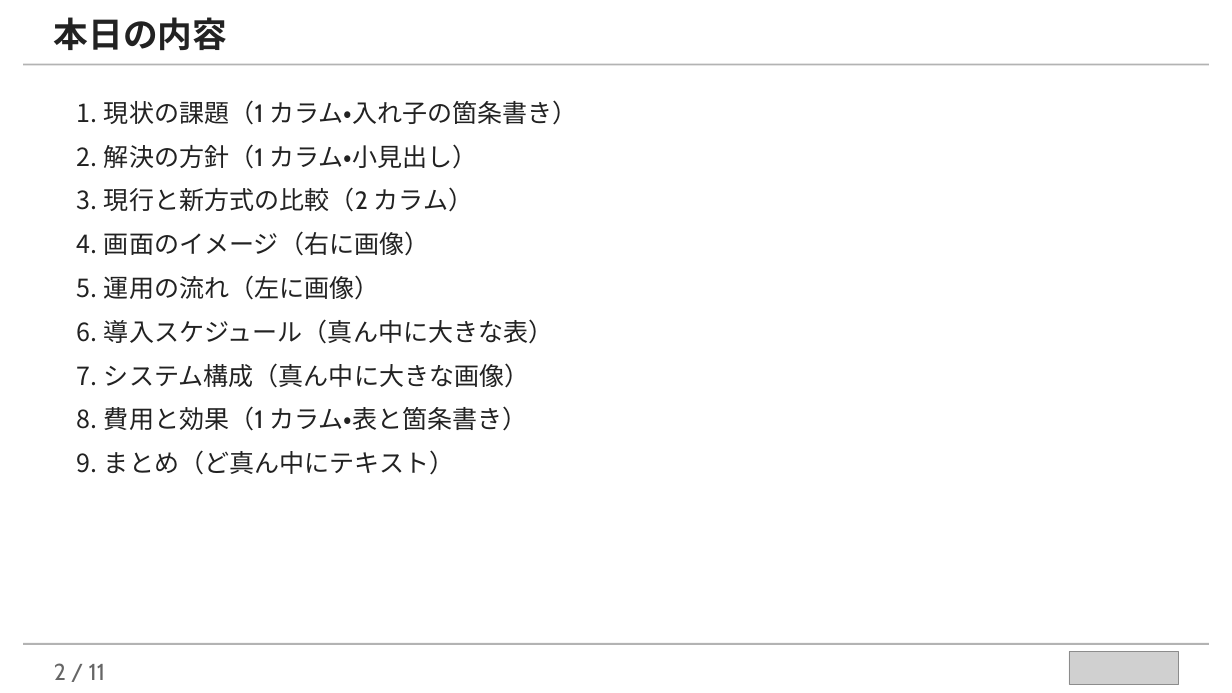
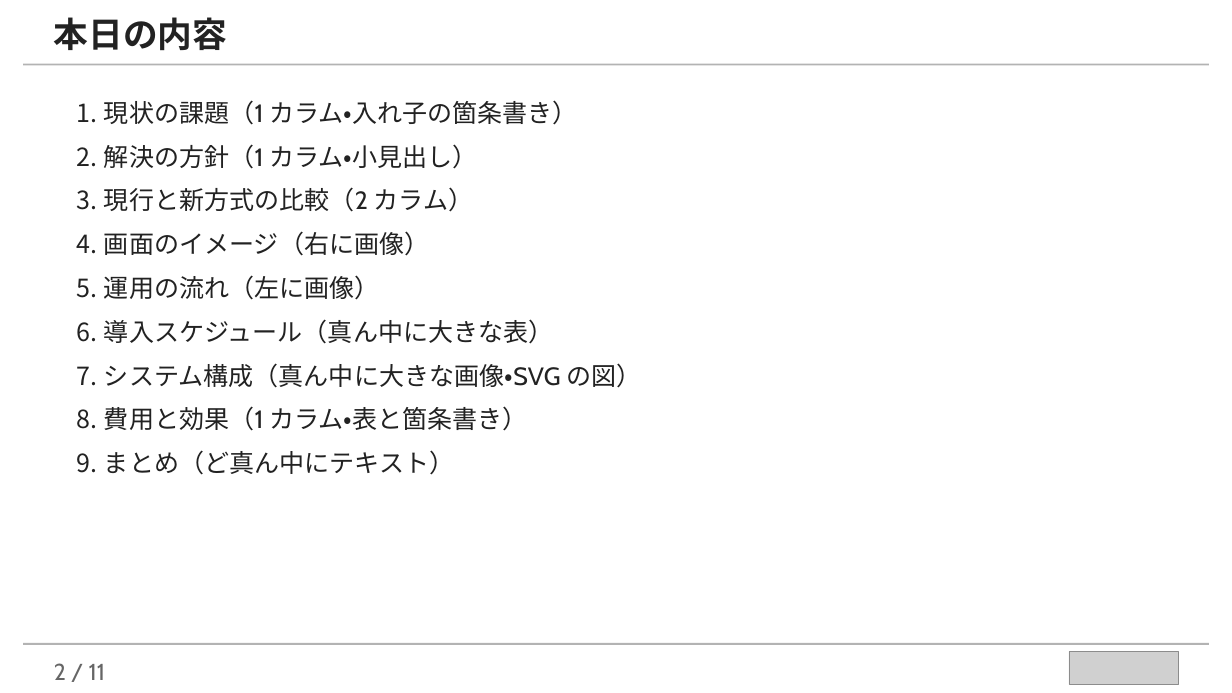
Before and after one commit to takuya109048/llm-assist-kit, a slide deck: slide 2 of examples/marp-slides-example.pptx. Drawn at 1232x693 pixels with LibreOffice and Linux fonts; fonts in the diff are those of the drawing; grey boxes stand for pictures. Boxes give left, top, right and bottom in pixels: in the first picture for what was removed or moved away, otherwise in the second. Text is boxed around its words. In the diff, an @@ line names an element or a change of style, - is before the commit and + after.

```diff
--- a/examples/marp-slides-example.pptx
+++ b/examples/marp-slides-example.pptx
@@ text at [104, 363, 641, 388]: text changed @@
-7. システム構成（真ん中に大きな画像）
+7. システム構成（真ん中に大きな画像・SVG の図）
```
Also in this commit, not shown: 2 other slides changed, 9 other files.
